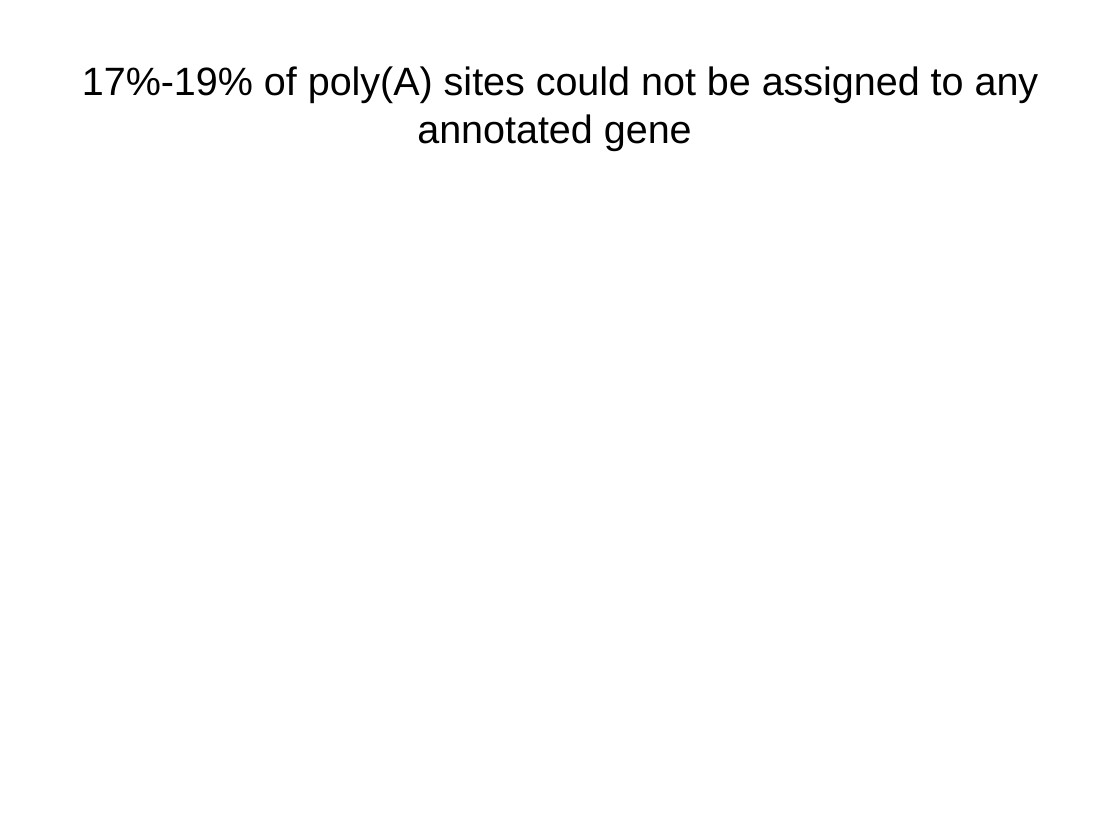
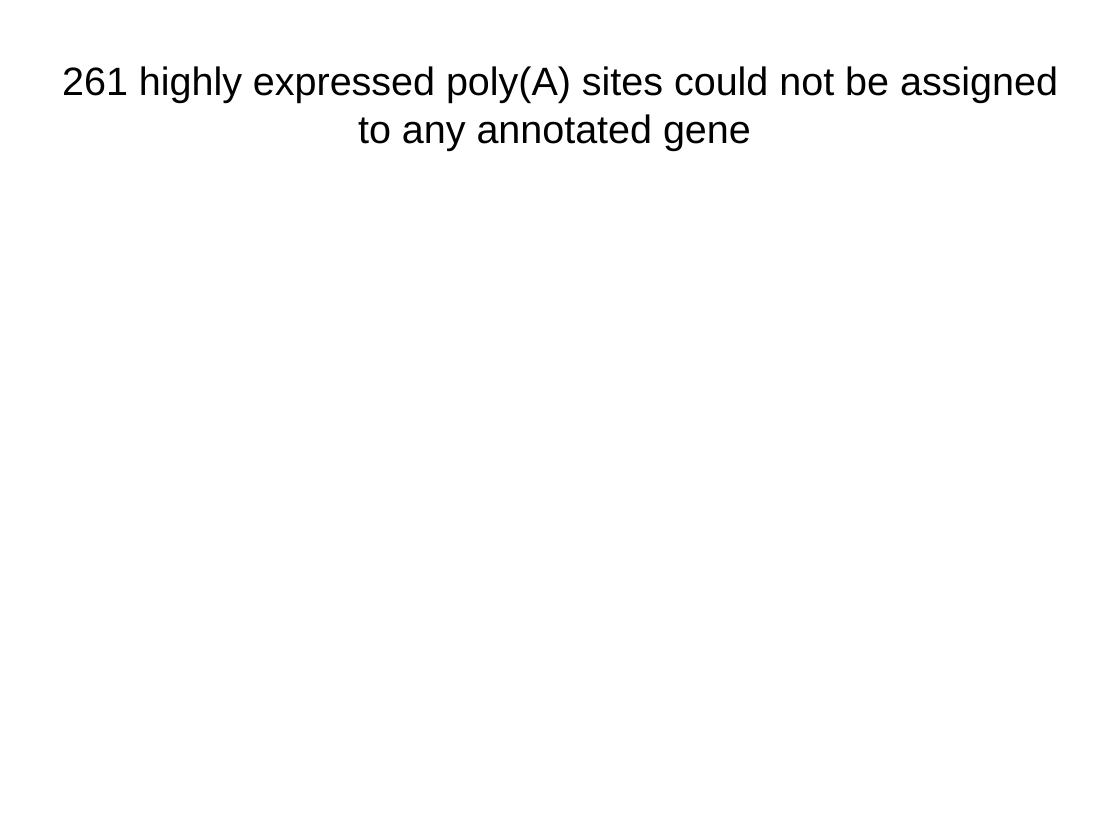
Before and after one commit to wilkinsonlab/m-oryzae-polya, a slide deck: slide 12 of doc/oryzae_presentation.odp. Drawn at 1120x840 pixels with LibreOffice and Linux fonts; fonts in the diff are those of the drawing. Boxes give left, top, right and bottom in pixels: in the first picture for what was removed or moved away, otherwise in the second. Text is boxed around its words. In the diff, an @@ line names an element or a change of style, - is before the commit and + after.

```diff
--- a/doc/oryzae_presentation.odp
+++ b/doc/oryzae_presentation.odp
@@ title at box(62, 66, 1058, 150): text changed @@
-17%-19% of poly(A) sites could not be assigned to any annotated gene
+261 highly expressed poly(A) sites could not be assigned to any annotated gene
```
Also in this commit, not shown: 13 other slides changed, 1 slide added, 6 other files.
